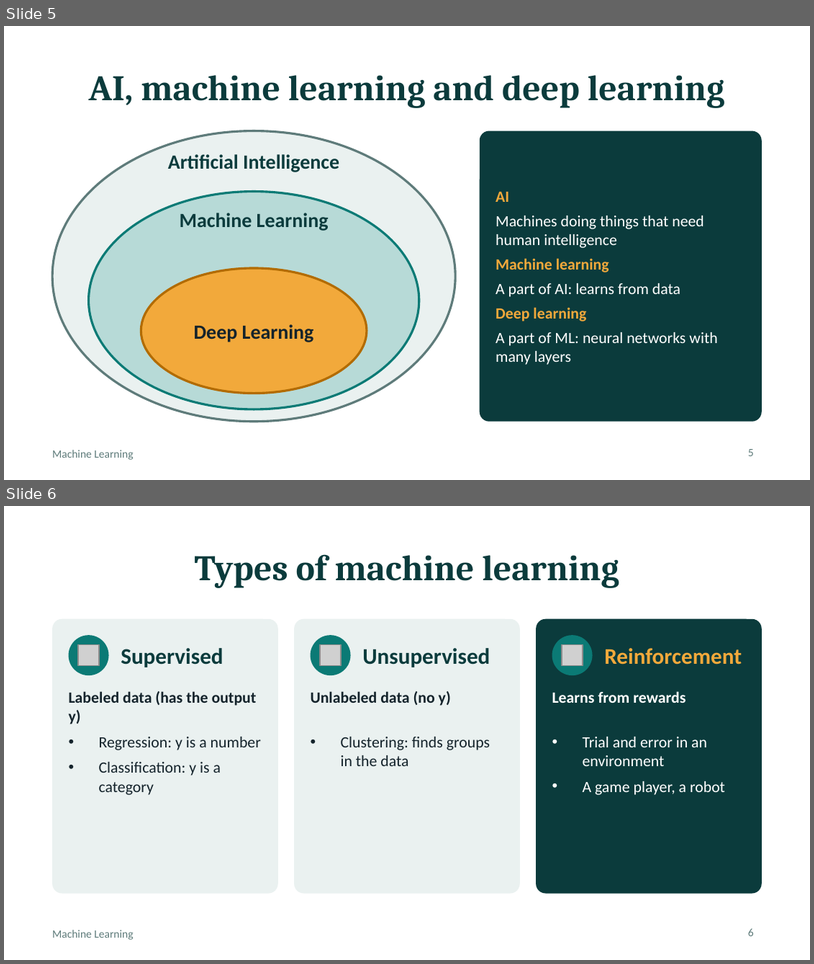
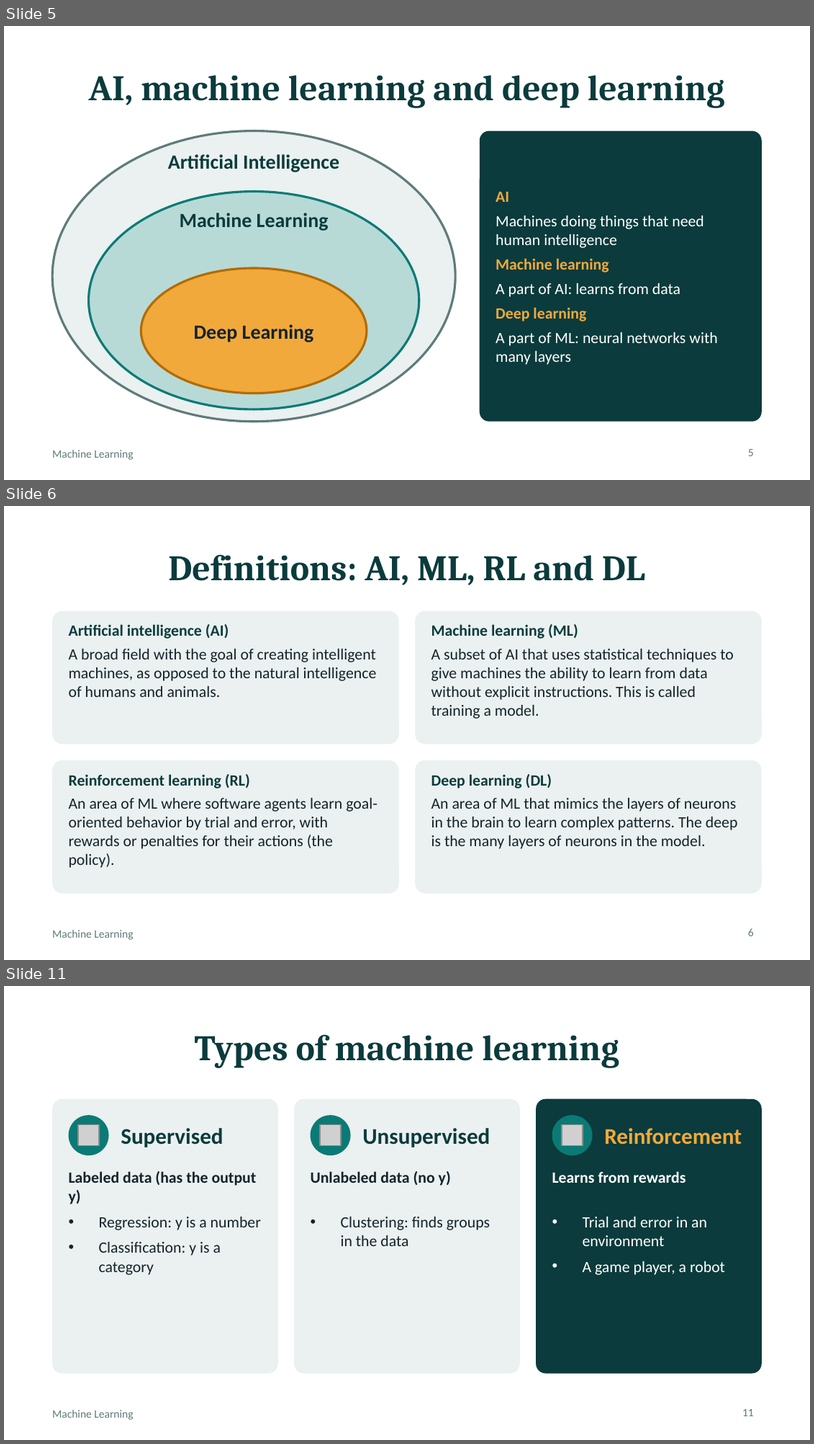
Before and after one commit to mgm-murali-ai/ai-learning, a slide deck: AI-Naresh-IT/notes/machine-learning/machine-learning.pptx. Shown one above the other, each under a label of ours: slides 5 and 6 before the commit, slides 5, 6 and 11 after it; the slides between them are not shown. The pictures are 814x964 and 814x1444 pixels, drawn with LibreOffice and Linux fonts; fonts in the diff are those of the drawing; grey boxes stand for pictures. Boxes give left, top, right and bottom in pixels: in the first picture for what was removed or moved away, otherwise in the second. Text is boxed around its words. In the diff, an @@ line names an element or a change of style, - is before the commit and + after.

```diff
--- a/AI-Naresh-IT/notes/machine-learning/machine-learning.pptx
+++ b/AI-Naresh-IT/notes/machine-learning/machine-learning.pptx
@@ slide 6 added at [4, 506, 810, 960], background #FFFFFF; not listed: 1 template element that a slide beside it also shows @@
@@ title added at [168, 554, 646, 585], 32 pt, text #0B3B3C, bold @@
+Definitions: AI, ML, RL and DL
@@ rounded rectangle added at [52, 611, 399, 744], fill #EAF1F0 @@
@@ rounded rectangle added at [415, 611, 762, 744], fill #EAF1F0 @@
@@ text added at [69, 624, 377, 697], 14 pt, text #14232B @@
+Artificial intelligence (AI)
+A broad field with the goal of creating intelligent machines, as opposed to the natural intelligence of humans and animals.
@@ text added at [432, 624, 734, 718], 14 pt, text #14232B @@
+Machine learning (ML)
+A subset of AI that uses statistical techniques to give machines the ability to learn from data without explicit instructions. This is called training a model.
@@ rounded rectangle added at [52, 760, 399, 893], fill #EAF1F0 @@
@@ rounded rectangle added at [415, 760, 762, 893], fill #EAF1F0 @@
@@ text added at [69, 774, 378, 867], 14 pt, text #14232B @@
+Reinforcement learning (RL)
+An area of ML where software agents learn goal-oriented behavior by trial and error, with rewards or penalties for their actions (the policy).
@@ text added at [432, 774, 738, 849], 14 pt, text #14232B @@
+Deep learning (DL)
+An area of ML that mimics the layers of neurons in the brain to learn complex patterns. The deep is the many layers of neurons in the model.
@@ page number added at [748, 928, 754, 936], 10 pt, text #5E7B7A @@
+6
@@ what was slide 6 is now slide 11 @@
@@ page number at [743, 1409, 754, 1416]: text changed @@
-6
+11
```
Also in this commit, not shown: 6 other slides added, 9 other files.
